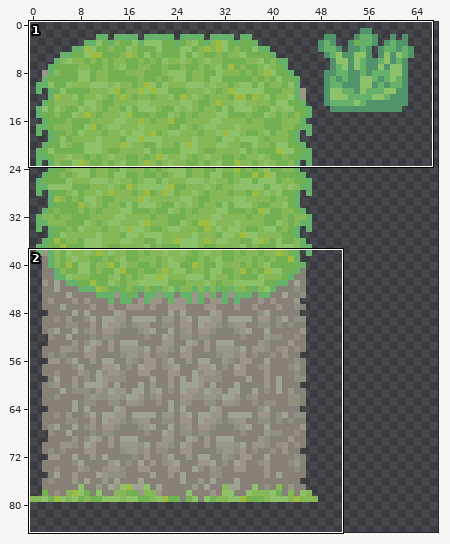
A sprite sheet gets an edit: rpgedit/src/tileset.png. Above: a wide view before the commit, with the close-up outlined.
Close-up. Before:
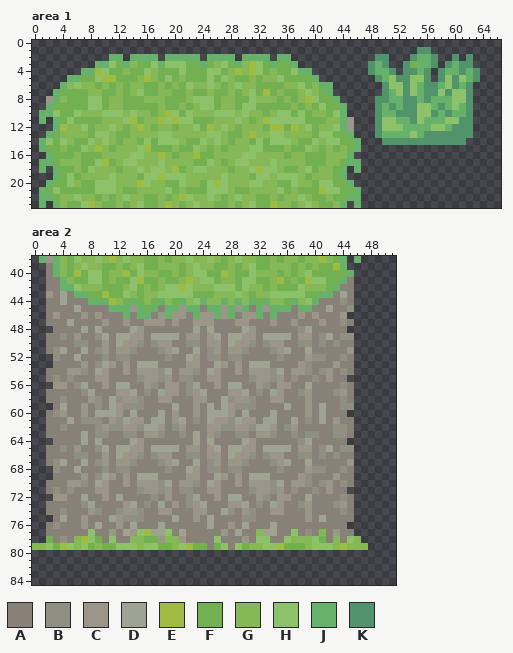
The file is 128x128 pixels. Colours within 5 levels of each other are drawn and written as one. Shown: area 1: x 0..66, y 0..23; area 2: x 0..51, y 38..84. The wide view leaves out empty margins.
Palette (. is transparent): A #878177  B #8f9082  C #9c9689  D #9fa391  E #9ebc42  F #72b051  G #87b857  H #8dc16a  J #67b26a  K #51946c
Once edited:
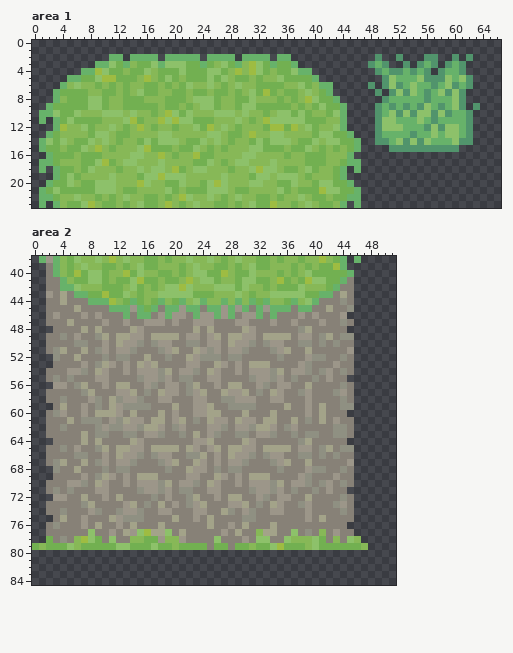
Change:
Colour D changes from #9fa391 to #a3a389.
Area 1:
Colour H replaces colour J in row 10 at x 51 and 58; in row 12 at x 59.
Colour H replaces colour K in row 10 at x 53; in row 12 at x 60; in row 13 at x 57 and 59 to 60; in row 14 at x 52, 54, 56 and 60.
Colour J replaces colour H in row 5 at x 54; in row 11 at x 59 to 60.
Colour J replaces colour K in row 4 at x 53; in row 5 at x 52 to 53 and 60; in row 6 at x 53 and 56; in row 7 at x 57; in row 8 at x 53 to 54; in row 9 at x 54.
Colour J replaces colour K in row 11 at x 54 and 61; in row 12 at x 61; in row 13 at x 56, 58 and 61; in row 14 at x 51 and 57 to 59.
Colour K is added in row 2 at x 52; in row 4 at x 52; in row 5 at x 57; in row 6 at x 48; in row 7 at x 49; in row 9 at x 63.
Colour K is added in row 14 at x 49 and 62; in row 15 at x 51 to 60.
Colour K replaces colour H in row 6 at x 52; in rows 7 to 8 at x 61; in row 9 at x 55; in row 12 at x 58; in row 13 at x 54.
Colour K replaces colour J in row 2 at x 56; in row 3 at x 55; in row 4 at x 49; in row 5 at x 50 and 62; in row 7 at x 51; in row 9 at x 61.
Colour K replaces colour J in row 11 at x 57; in row 12 at x 56.
Colour C is gone in row 8 at x 2; in rows 11 to 12 at x 45.
Colour F is gone in row 3 at x 54.
Colour J is gone in row 2 at x 55; in row 4 at x 62.
Colour K is gone in row 1 at x 55 to 56; in row 2 at x 50 and 54; in row 3 at x 62; in row 4 at x 48 and 63; in row 5 at x 49 and 63; in row 7 at x 50 and 62.
Colour K is gone in row 8 at x 49 and 62; in row 9 at x 62.
Area 2:
Colour A replaces colour B in rows 61 to 62 at x 28; in rows 67 to 68 at x 25.
Colour A replaces colour C in row 60 at x 28; in row 66 at x 25.
Colour A replaces colour D in rows 59 to 60 at x 27.
Colour B replaces colour A in row 52 at x 24; in row 59 at x 16.
Colour B replaces colour C in row 59 at x 28.
Colour B replaces colour D in row 58 at x 27.
Colour C replaces colour A in row 51 at x 24; in rows 59 to 60 at x 24; in row 64 at x 24; in rows 67 to 68 at x 24.
Colour C replaces colour B in row 58 at x 31.
Colour C replaces colour D in row 53 at x 16; in row 64 at x 23.
Colour D replaces colour A in row 52 at x 16; in row 57 at x 27; in row 66 at x 24.
Colour D replaces colour C in row 65 at x 22.
Colour F replaces colour E in row 79 at x 4, 22 and 44.
Colour F replaces colour G in row 79 at x 0, 9, 15, 32, 43 and 45 to 46.
Colour F replaces colour H in row 79 at x 2, 7, 14, 16, 21, 27, 29, 33 and 41 to 42.
